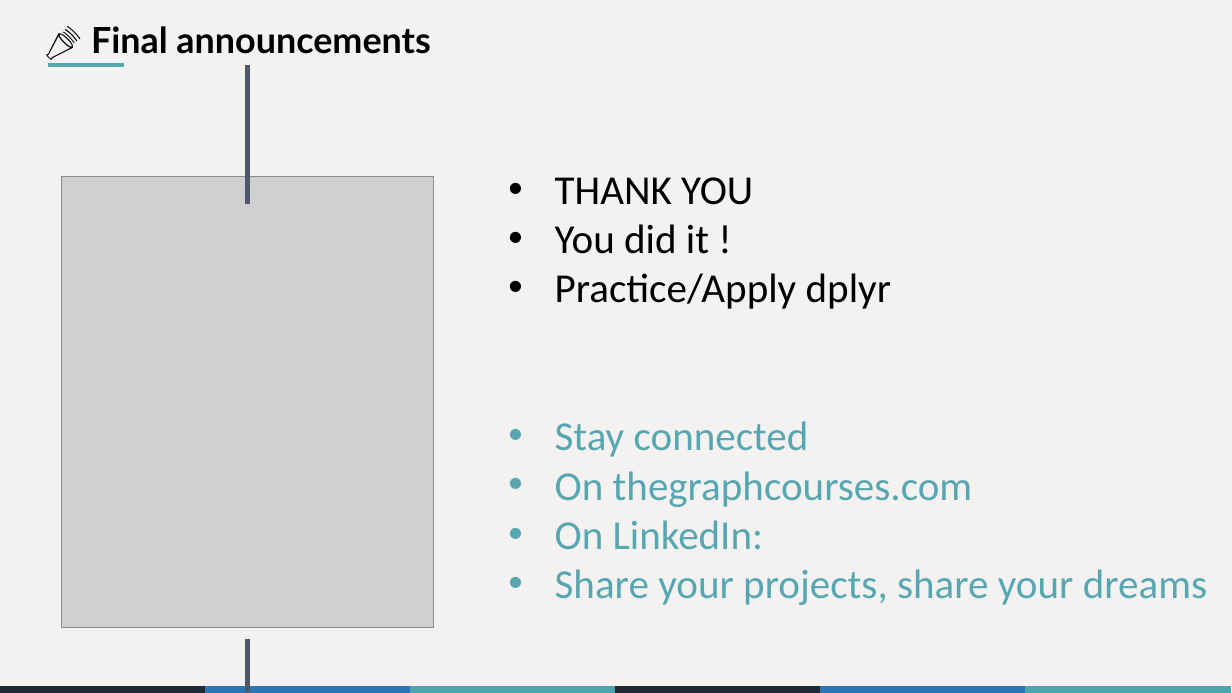
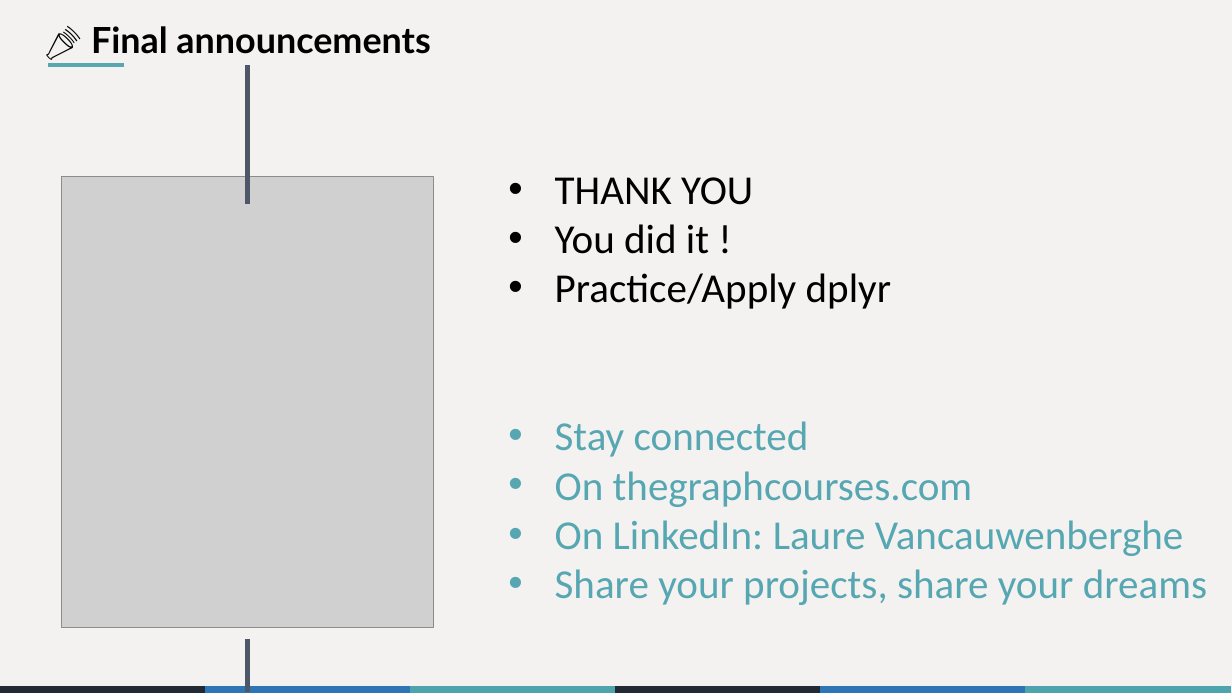
Before and after one commit to the-graph-courses/rbp_cohort_0_materials, a slide deck: slide 6 of week_07/slides/rbp_workshop_07.pptx. Drawn at 1232x693 pixels with LibreOffice and Linux fonts; fonts in the diff are those of the drawing; grey boxes stand for pictures. Boxes give left, top, right and bottom in pixels: in the first picture for what was removed or moved away, otherwise in the second. Text is boxed around its words. In the diff, an @@ line names an element or a change of style, - is before the commit and + after.

Commit message:
slide edit

```diff
--- a/week_07/slides/rbp_workshop_07.pptx
+++ b/week_07/slides/rbp_workshop_07.pptx
@@ text at box(555, 520, 1184, 556): text changed @@
-• On LinkedIn:
+• On LinkedIn: Laure Vancauwenberghe
```
